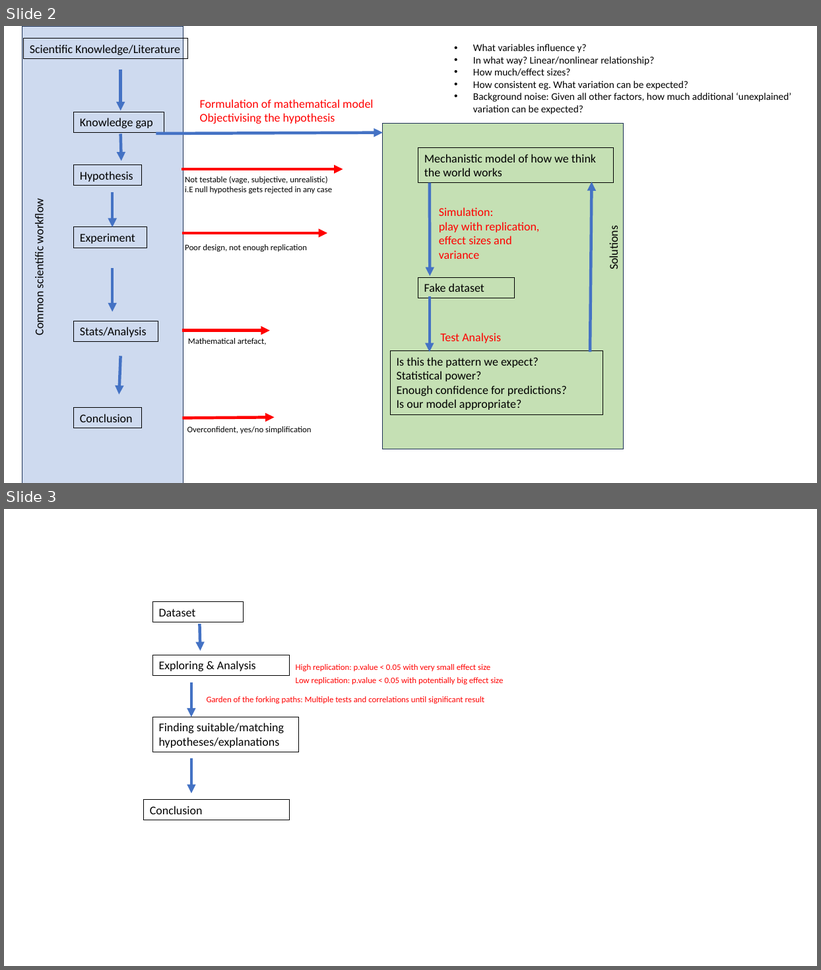
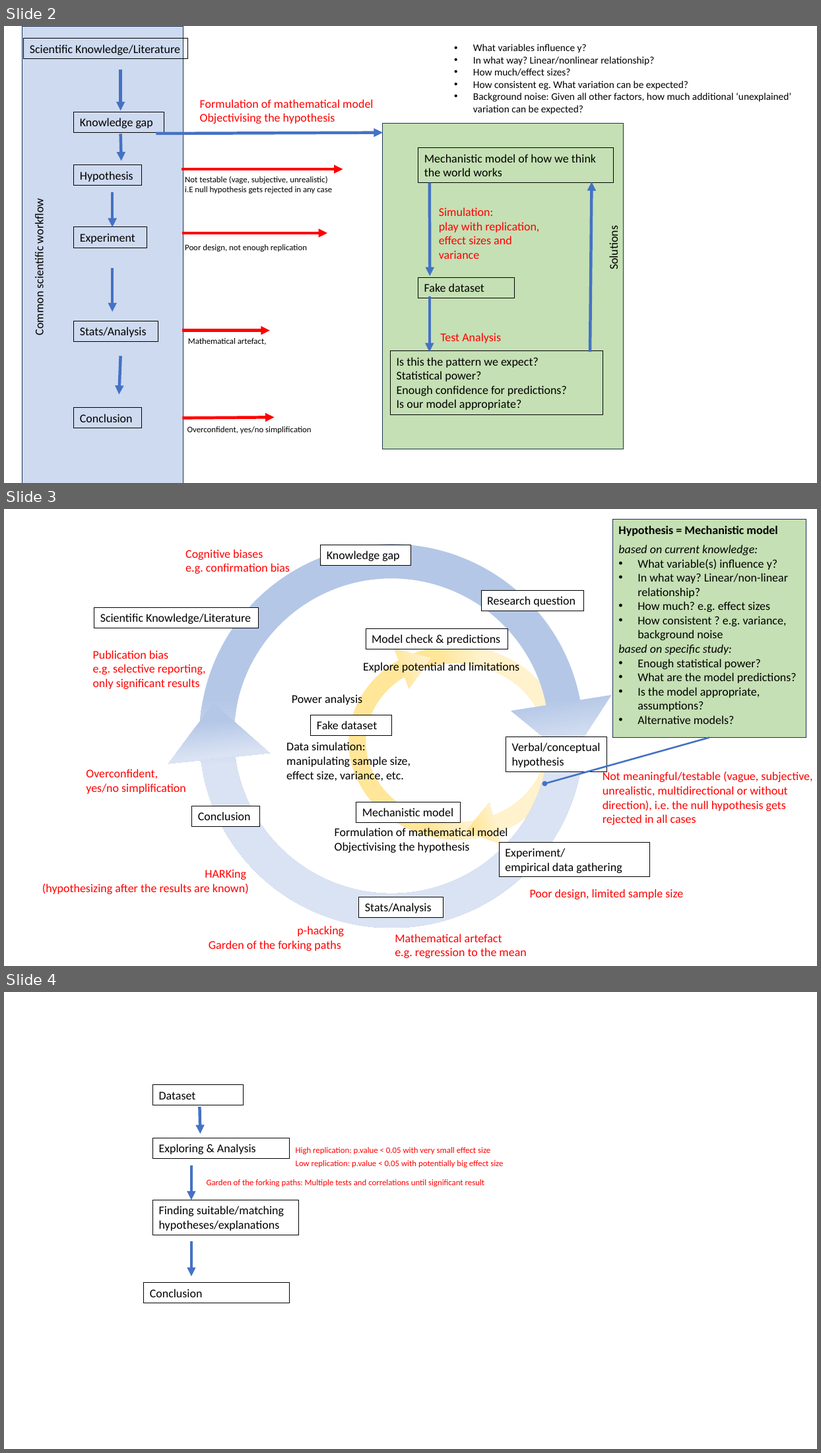
Before and after one commit to FrederikBaumgarten/SimulatingData, a slide deck: analyses/figures/figures_simulation.pptx. Shown one above the other, each under a label of ours: slides 2 and 3 before the commit, slides 2, 3 and 4 after it. The pictures are 821x970 and 821x1453 pixels, drawn with LibreOffice and Linux fonts; fonts in the diff are those of the drawing. Boxes give left, top, right and bottom in pixels: in the first picture for what was removed or moved away, otherwise in the second. Text is boxed around its words. In the diff, an @@ line names an element or a change of style, - is before the commit and + after.

```diff
--- a/analyses/figures/figures_simulation.pptx
+++ b/analyses/figures/figures_simulation.pptx
@@ slide 3 added at [4, 509, 817, 966], background #FFFFFF @@
@@ text added at [292, 694, 362, 707], 14 pt, text #000000 @@
+Power analysis
@@ group added at [42, 520, 812, 958]: 11 rectangles, 11 texts, 4 triangles, 2 donuts, 1 arrow @@
+Experiment/
+empirical data gathering
+Stats/Analysis
+Conclusion
+Research question
+Scientific Knowledge/Literature
+Knowledge gap
+Verbal/conceptual hypothesis
+Mathematical artefact
+e.g. regression to the mean
+HARKing
+(hypothesizing after the results are known)
+Publication bias
+e.g. selective reporting, only significant results
+Poor design, limited sample size
+Not meaningful/testable (vague, subjective, unrealistic, multidirectional or without direction), i.e. the null hypothesis gets rejected in all cases
+Overconfident,
+yes/no simplification
+Cognitive biases
+e.g. confirmation bias
+Formulation of mathematical model
+Objectivising the hypothesis
+Mechanistic model
+Data simulation:
+manipulating sample size, effect size, variance, etc.
+Explore potential and limitations
+Fake dataset
+Model check & predictions
+Hypothesis = Mechanistic model
+based on current knowledge:
+• What variable(s) influence y?
+• In what way? Linear/non-linear relationship?
+• How much? e.g. effect sizes
+• How consistent ? e.g. variance, background noise
+based on specific study:
+• Enough statistical power?
+• What are the model predictions?
+• Is the model appropriate, assumptions?
+• Alternative models?
+p-hacking
+Garden of the forking paths
@@ what was slide 3 is now slide 4 @@
```
Also in this commit, not shown: 1 slide changed, 1 other slide added, 2 other files.
